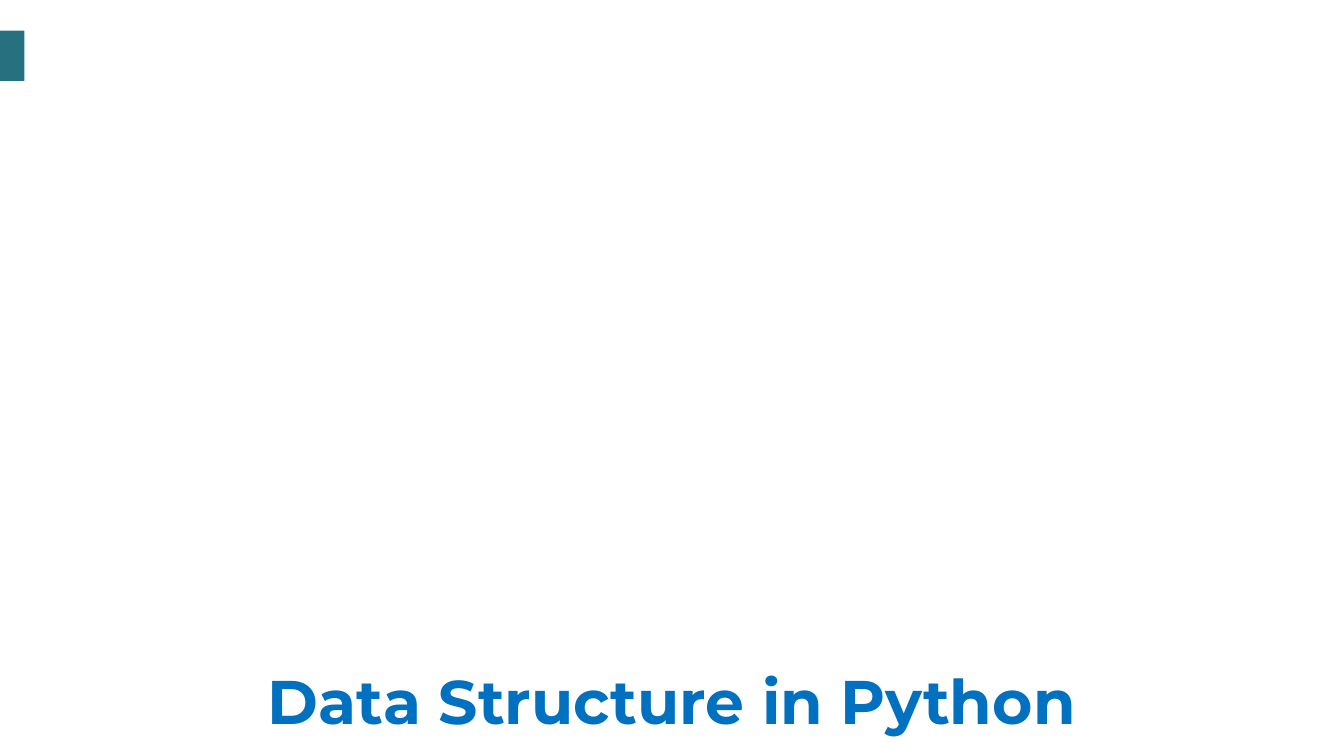
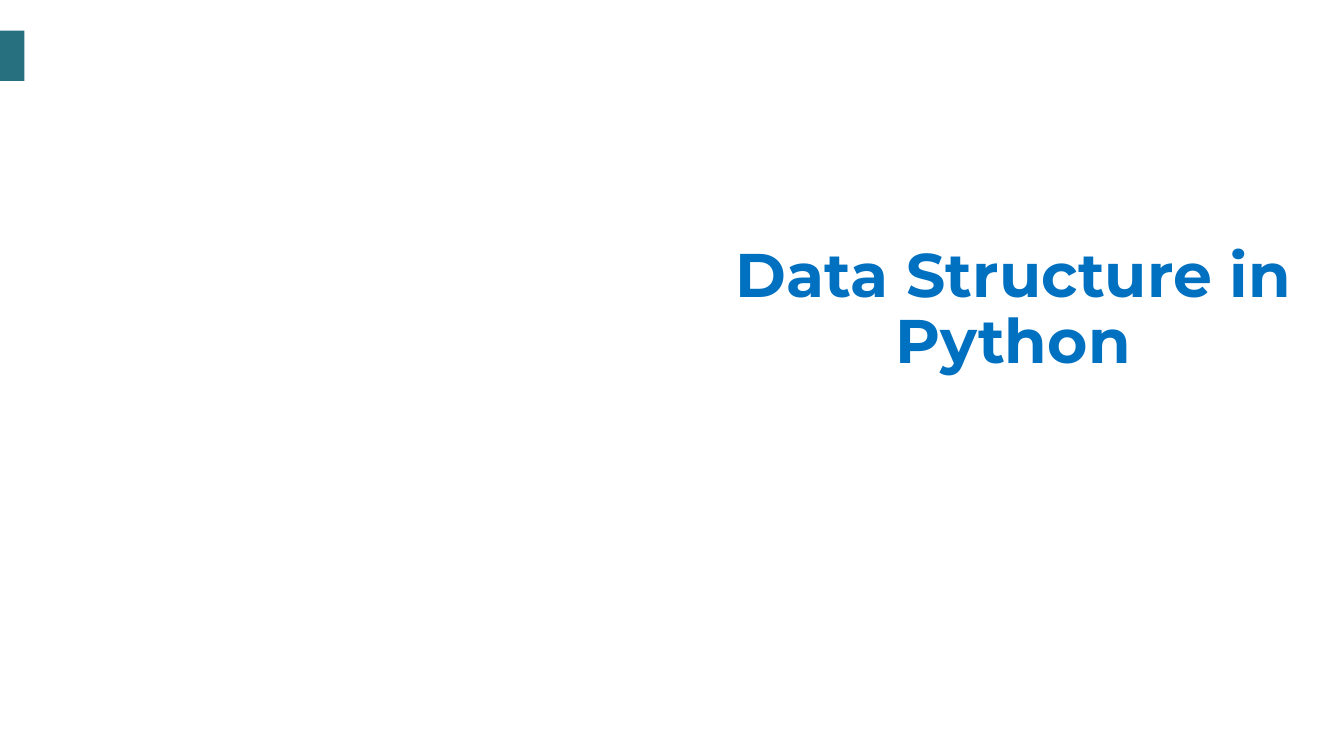
Before and after one commit to tauniversity/TAU-Data-Science-Training, a slide deck: slide 2 of Data Science resources/Programming in Python/Slides/Slide Unit 2/2. Data structure in Python.pptx. Drawn at 1344x756 pixels with LibreOffice and Linux fonts; fonts in the diff are those of the drawing; background and template pictures are left out. Boxes give left, top, right and bottom in pixels: in the first picture for what was removed or moved away, otherwise in the second. Text is boxed around its words. In the diff, an @@ line names an element or a change of style, - is before the commit and + after.

Commit message:
Slide Unit 2: Data structure in Python (modified)

```diff
--- a/Data Science resources/Programming in Python/Slides/Slide Unit 2/2. Data structure in Python.pptx
+++ b/Data Science resources/Programming in Python/Slides/Slide Unit 2/2. Data structure in Python.pptx
@@ title "Data Structure in Python" rewrapped from (268, 675, 1076, 737) to (735, 248, 1291, 376) @@
```
Also in this commit, not shown: 1 other slide changed.
